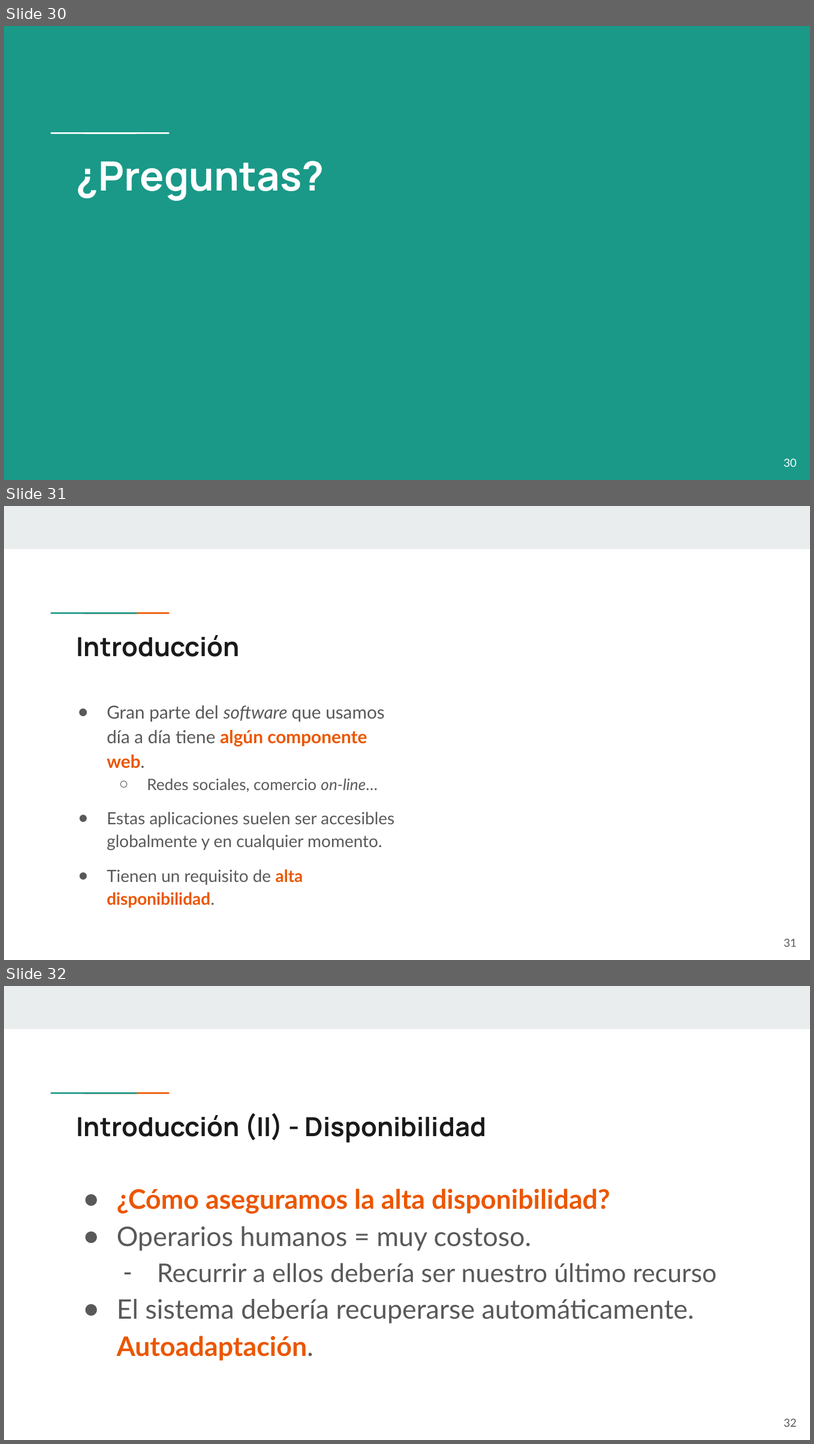
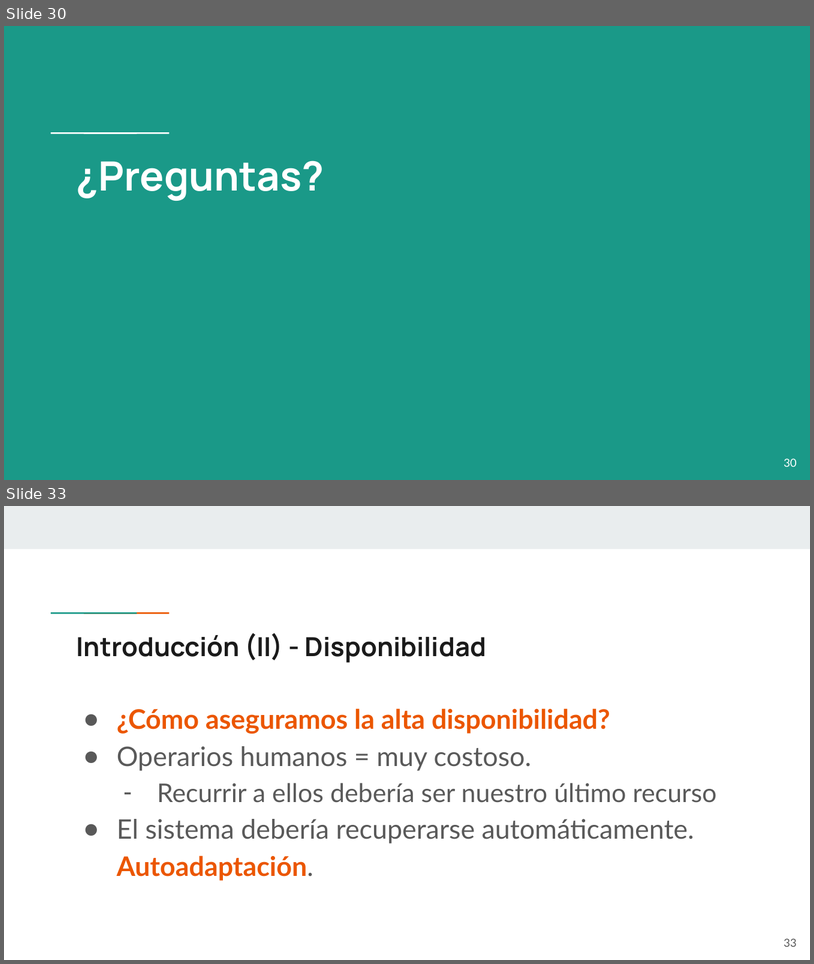
Before and after one commit to Starkie/TFM-DistributedAutoadaptiveSystems, a slide deck: docs/presentation/Adriano Vega - Presentación TFM.pptx. Shown one above the other, each under a label of ours: slides 30, 31 and 32 before the commit, slides 30 and 33 after it; the slides between them are not shown. The pictures are 814x1444 and 814x964 pixels, drawn with LibreOffice and Linux fonts; fonts in the diff are those of the drawing. Boxes give left, top, right and bottom in pixels: in the first picture for what was removed or moved away, otherwise in the second. Text is boxed around its words. In the diff, an @@ line names an element or a change of style, - is before the commit and + after.

```diff
--- a/docs/presentation/Adriano Vega - Presentación TFM.pptx
+++ b/docs/presentation/Adriano Vega - Presentación TFM.pptx
@@ slide 31 removed at <box>4,506,810,960</box>, background #FFFFFF; not listed: 3 template elements that a slide beside it also shows @@
@@ title removed at <box>77,635,240,657</box> @@
-Introducción
@@ text removed at <box>107,705,395,885</box> @@
-● Gran parte del software que usamos día a día tiene algún componente web.
-  ○ Redes sociales, comercio on-line…
-● Estas aplicaciones suelen ser accesibles globalmente y en cualquier momento.
-● Tienen un requisito de alta disponibilidad.
@@ page number removed at <box>784,938,797,946</box> @@
-31
@@ what was slide 32 is now slide 33 @@
@@ page number at <box>784,938,797,946</box>: text changed @@
-32
+33
```
Also in this commit, not shown: 7 slides changed, 5 slides added, 2 other slides removed, 1 other file.
